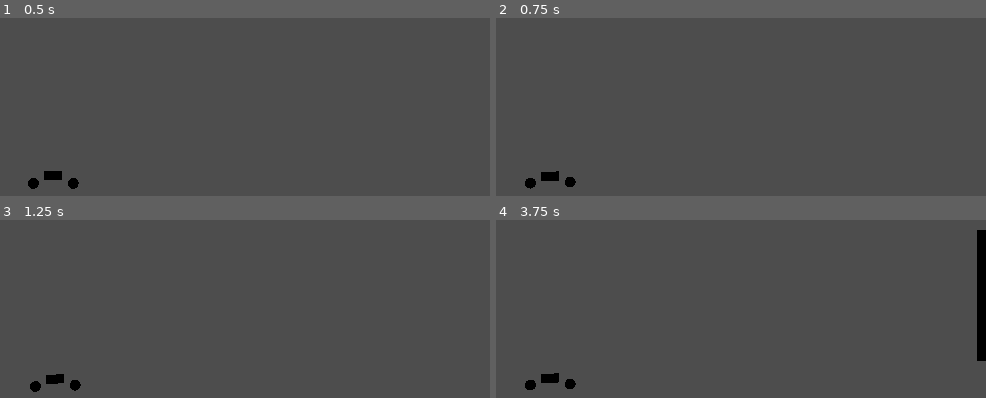
Above: before the commit, frames 1-4 (two rows, left to right).
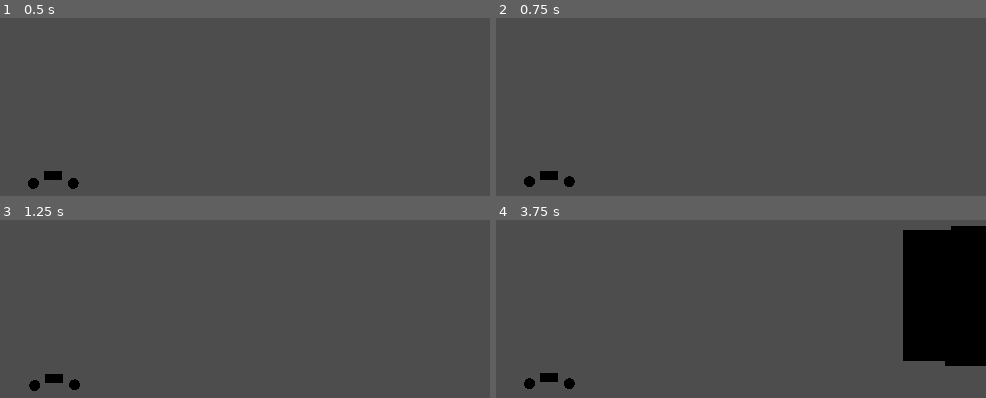
Above: after the commit, the same moments.

Repository: KyleSaki714/brackeysgamejam25-godotgame
Game: Godot game, scene res://Areas/track_creator.tscn
Same seed, same stepped clock (60 frames per second), same inputs: the game is played once before the commit and once after it. This scene is started directly instead of the project's main scene. The engine's default icon, where the game draws it, is replaced by a stand-in: a white triangle on a blue panel in a dark square.
Inputs:
- Up to frame 1 (0.5 s): no input
- Up to frame 2 (0.75 s): tap Enter at 0.5 s; hold Up (forward) from 0.53 s (still down)
- Up to frame 3 (1.25 s): keep holding Up (forward); tap Space (jump) at 0.77 s
- Up to frame 4 (3.75 s): tap R (restart) at 1.25, 2 s; tap Space (jump) at 1.52, 3.02 s; release Up (forward) at 2.03 s; hold Left (tilt left) 2.03-3.53 s; hold S (backward) from 3.53 s (still down)

Frame 1 is identical in both runs. In frame 2, 0.1% of the frame differs, in the area x 5-17%, y 85-97%; in frame 3, 0.1%; in frame 4, 12%, in the area x 5-100%, y 3-96%.

Commit message:
bike tweaks: collision shapes for wheels, smoother riding on slopes

Diff:
--- a/Bike.tscn
+++ b/Bike.tscn
@@ -15,6 +15,13 @@
 [sub_resource type="CylinderMesh" id="CylinderMesh_ybs2l"]
 material = SubResource("StandardMaterial3D_3qqb4")
 
+[sub_resource type="CapsuleShape3D" id="CapsuleShape3D_rvmvi"]
+radius = 0.75
+
+[sub_resource type="CapsuleShape3D" id="CapsuleShape3D_ai0vr"]
+radius = 0.75
+height = 2.77263
+
 [node name="Bike" type="VehicleBody3D"]
 transform = Transform3D(1, 0, 0, 0, 1, 0, 0, 0, 1, 0, 0.711944, 0)
 axis_lock_linear_z = true
@@ -22,18 +29,13 @@
 axis_lock_angular_y = true
 mass = 15.0
 physics_material_override = SubResource("PhysicsMaterial_q1e04")
-center_of_mass_mode = 1
-center_of_mass = Vector3(-0.94, 0, 0)
 script = ExtResource("1_i3ogk")
-_torquePower = 100
+ENGINE_POWER = 200
+_torquePower = 200
 
 [node name="MeshInstance3D" type="MeshInstance3D" parent="."]
 transform = Transform3D(1, 0, 0, 0, 1, 0, 0, 0, 1, 0, 0.950065, 0)
 mesh = SubResource("BoxMesh_b8d4s")
-
-[node name="CollisionPolygon3D" type="CollisionPolygon3D" parent="."]
-transform = Transform3D(1, 0, 0, 0, 1, 0, 0, 0, 1, 0, 0.520957, 0)
-polygon = PackedVector2Array(1.71806, -0.710442, 2.73276, -0.687381, 3.0904, -0.203935, 3.12177, 0.51768, 2.68253, 0.988299, 1.99229, 1.01967, 0.564742, 1.08242, 0.596777, 3.70772, -0.417918, 3.00436, -0.977333, 1.08468, -2.36878, 1.01967, -3.04333, 0.611804, -3.0904, -0.0313746, -2.72959, -0.596117, -2.02366, -0.611804, -0.957042, 0.327314, 0.749491, 0.327314)
 
 [node name="VehicleWheel3D" type="VehicleWheel3D" parent="."]
 transform = Transform3D(-6.60333e-08, 0, 1.51066, 0, 1.51066, 0, -1.51066, 0, -6.60333e-08, 2.29294, 0.167224, 0)
@@ -64,3 +66,15 @@
 [node name="Icon" type="Sprite2D" parent="."]
 position = Vector2(65, -66)
 texture = ExtResource("2_3cfmc")
+
+[node name="WheelF" type="CollisionShape3D" parent="."]
+transform = Transform3D(1, 0, 0, 0, -4.37114e-08, -1, 0, 1, -4.37114e-08, 2.30222, 0.542108, 0)
+shape = SubResource("CapsuleShape3D_rvmvi")
+
+[node name="WheelB" type="CollisionShape3D" parent="."]
+transform = Transform3D(1, 0, 0, 0, -4.37114e-08, -1, 0, 1, -4.37114e-08, -2.302, 0.542375, 0)
+shape = SubResource("CapsuleShape3D_rvmvi")
+
+[node name="CollisionShape3D" type="CollisionShape3D" parent="."]
+transform = Transform3D(1, 0, 0, 0, 1, 0, 0, 0, 1, 0, 2.35772, 0)
+shape = SubResource("CapsuleShape3D_ai0vr")
Not shown: 1 places in Bike.tscn that only renumber resources
